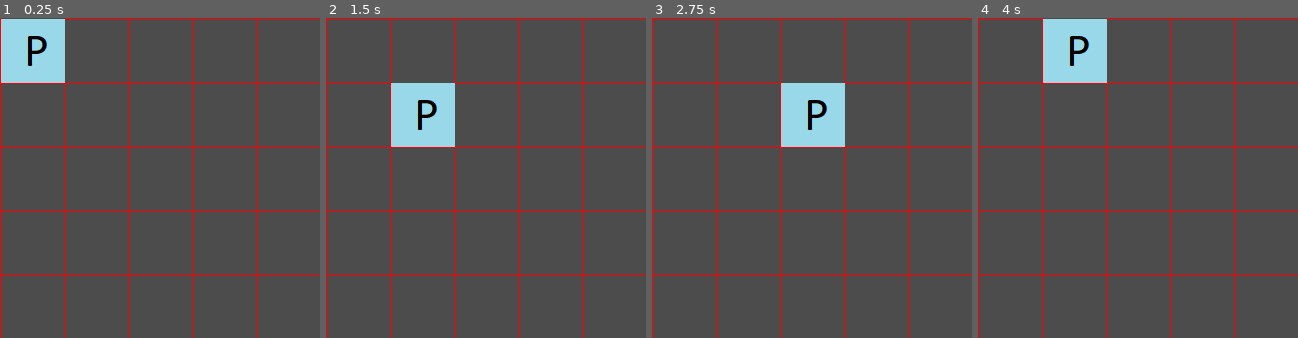
Above: before the commit, frames 1-4 (left to right).
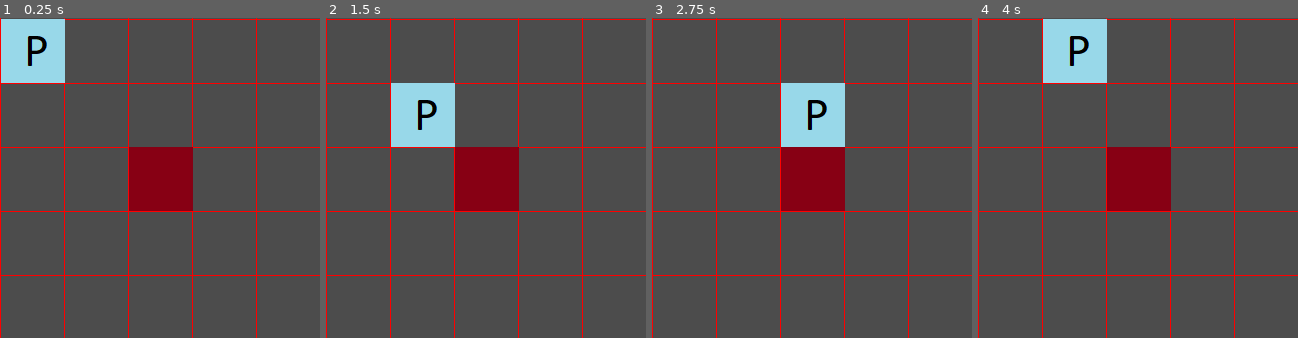
Above: after the commit, the same moments.

Repository: Eranot/LudumDare43
Game: Godot game, scene res://Main.tscn
Same seed, same stepped clock (60 frames per second), same inputs: the game is played once before the commit and once after it. The project has no main scene, so this scene is started directly.
Inputs:
- Up to frame 1 (0.25 s): no input
- Up to frame 2 (1.5 s): tap Enter at 0.5 s; hold Right (ui_right) 0.53-1.28 s; tap Space at 1.25 s; hold Down (ui_down) from 1.28 s (still down)
- Up to frame 3 (2.75 s): tap Enter at 2 s; release Down (ui_down) at 2.03 s; hold Right (ui_right) from 2.03 s (still down)
- Up to frame 4 (4 s): tap Space at 2.75 s; release Right (ui_right) at 2.78 s; hold Up (ui_up) 2.78-3.53 s; tap Enter at 3.5 s; hold Left (ui_left) from 3.53 s (still down)
The pictures show only the part of the screen within x 10-60%, y 10-60%; the shares and areas given below are measured in that part.

The runs differ from the first frame. In frame 1, 4.0% of the frame differs, in the area x 40-61%, y 40-61%; in frame 2, 4.0%; in frame 3, 4.0%; in frame 4, 4.0%.

Commit message:
player checl for obstacles before move

Diff:
--- a/Grid.gd
+++ b/Grid.gd
@@ -27,6 +27,7 @@
 			grid[x].append(null);
 
 	add_new_object(player, 1, 1, ENTITY_TYPES.PLAYER);
+	add_new_object(obstacle, 3, 3, ENTITY_TYPES.OBSTACLE);
 
 
 func _draw():
@@ -38,10 +39,16 @@
 
 
 func add_new_object(new_object, pos_x, pos_y, type):
-	if(grid[pos_x][pos_y] == null):
+	if(cell_is_empty(pos_x,pos_y)):
 		var new_instance = new_object.instance();
 		new_instance.position = Vector2(pos_x * tile_size.x + half_tile_size.x, pos_y * tile_size.y + half_tile_size.y);
 		grid[pos_x][pos_y] = type;
 		call_deferred("add_child", new_instance);
 		new_instance.grid_pos_x = pos_x;
 		new_instance.grid_pos_y = pos_y;
+
+func cell_is_empty(pos_x, pos_y):
+	if(grid[pos_x][pos_y] == null):
+		return true;
+	else:
+		return false;
--- /dev/null
+++ b/Obstacle.gd
@@ -0,0 +1,14 @@
+extends Node2D
+
+var grid_pos_x;
+var grid_pos_y;
+
+func _ready():
+	# Called when the node is added to the scene for the first time.
+	# Initialization here
+	pass
+
+#func _process(delta):
+#	# Called every frame. Delta is time since last frame.
+#	# Update game logic here.
+#	pass
--- a/Obstacle.tscn
+++ b/Obstacle.tscn
@@ -1,9 +1,12 @@
-[gd_scene load_steps=2 format=2]
+[gd_scene load_steps=3 format=2]
 
-[ext_resource path="res://obstacle.png" type="Texture" id=1]
+[ext_resource path="res://Obstacle.gd" type="Script" id=1]
+[ext_resource path="res://obstacle.png" type="Texture" id=2]
 
 [node name="Obstacle" type="Node2D" index="0"]
 
+script = ExtResource( 1 )
+
 [node name="Sprite" type="Sprite" parent="." index="0"]
 
-texture = ExtResource( 1 )
+texture = ExtResource( 2 )
--- a/Player.gd
+++ b/Player.gd
@@ -11,9 +11,6 @@
 	pass
 
 func _physics_process(delta):
-	move_player();
-
-func move_player():
 	direction = dir.CENTER;
 
 	if(Input.is_action_just_pressed("ui_up")):
@@ -25,5 +22,28 @@
 	if(Input.is_action_just_pressed("ui_left")):
 		direction = dir.LEFT;
 
-	position.x += direction.x * tile_size;
-	position.y += direction.y * tile_size;
+	if(direction != dir.CENTER):
+		move_player();
+
+func move_player():
+	var new_grid_pos_x = grid_pos_x;
+	var new_grid_pos_y = grid_pos_y;
+
+	if(direction == dir.UP):
+		new_grid_pos_y -= 1;
+	if(direction == dir.DOWN):
+		new_grid_pos_y += 1;
+	if(direction == dir.RIGHT):
+		new_grid_pos_x += 1;
+	if(direction == dir.LEFT):
+		new_grid_pos_x -= 1;
+
+	print(get_parent().cell_is_empty(3, 3))
+	print(new_grid_pos_x)
+	print(new_grid_pos_y)
+	if(get_parent().cell_is_empty(new_grid_pos_x, new_grid_pos_y)):
+		grid_pos_x = new_grid_pos_x;
+		grid_pos_y = new_grid_pos_y;
+
+		position.x += direction.x * tile_size;
+		position.y += direction.y * tile_size;
